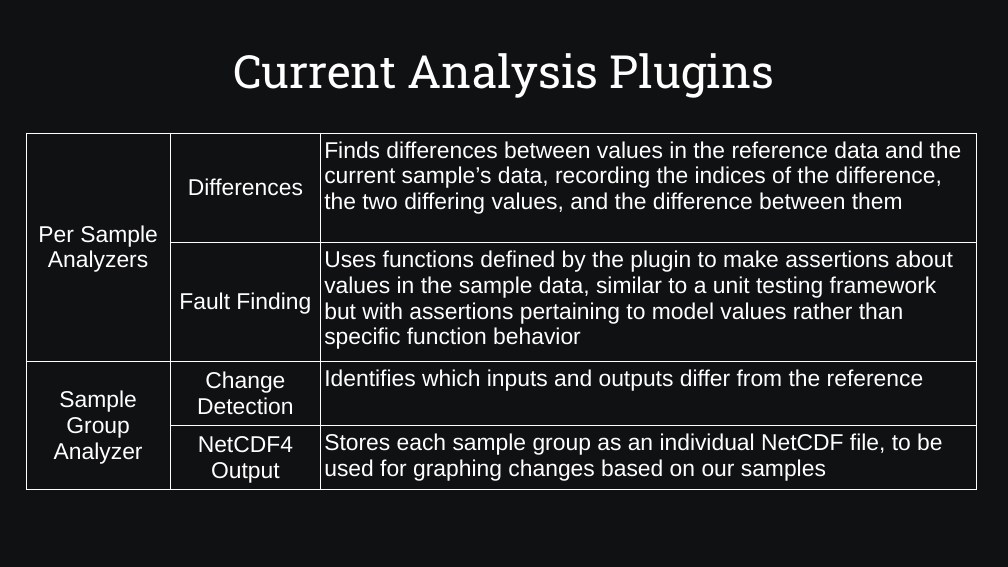
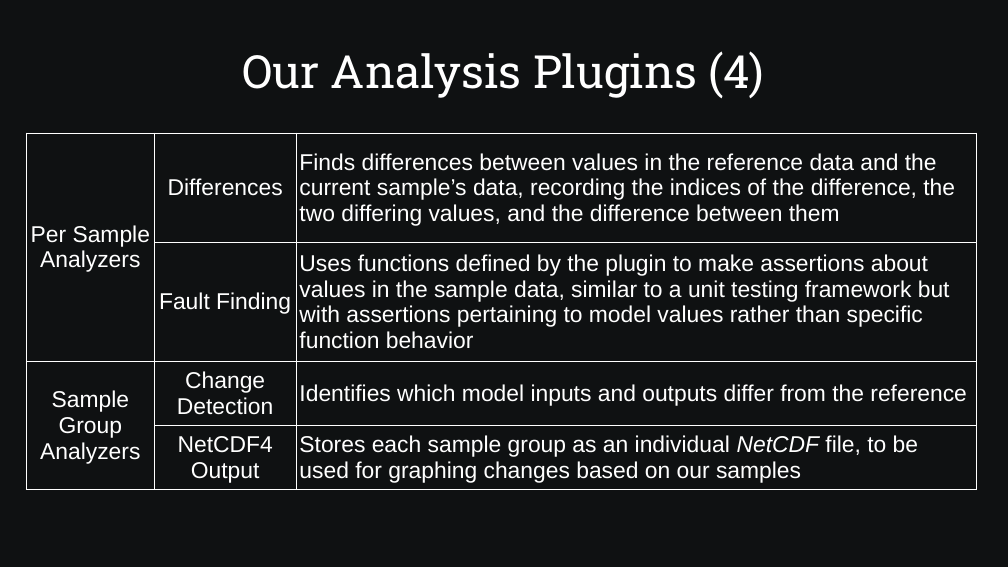
Before and after one commit to SamAllen06/lake_temp_work, a slide deck: slide 23 of documentation/for_collaborators/TestingSoftwareOverview.odp (slide 21 before the commit). Drawn at 1008x567 pixels with LibreOffice and Linux fonts; fonts in the diff are those of the drawing. Boxes give left, top, right and bottom in pixels: in the first picture for what was removed or moved away, otherwise in the second. Text is boxed around its words. In the diff, an @@ line names an element or a change of style, - is before the commit and + after.

```diff
--- a/documentation/for_collaborators/TestingSoftwareOverview.odp
+++ b/documentation/for_collaborators/TestingSoftwareOverview.odp
@@ title at [243,51,765,98]: text changed @@
-Current Analysis Plugins
+Our Analysis Plugins (4)
@@ table at [27,133,977,487] @@
-row 3, column 1: Sample Group Analyzer
+row 3, column 1: Sample Group Analyzers
-row 3, column 3: Identifies which inputs and outputs differ from the reference
+row 3, column 3: Identifies which model inputs and outputs differ from the reference
@@ italic on in "NetCDF" @@
```
Also in this commit, not shown: 15 other slides changed, 3 slides added, 1 slide removed, 3 other files.
